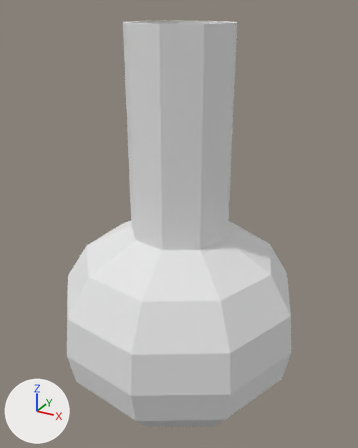
A saved change to the OBJ model assets/Vial_3.obj.
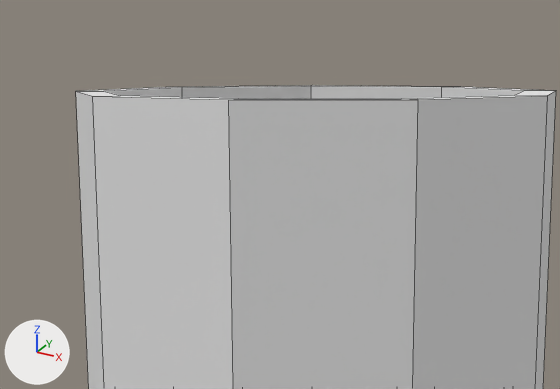
There are two pictures of each version: one whole from a 50 mm camera at (58.4, -106.9, 106.6) aimed at (-0.5, 0.2, 53.0), one close up on the part from 29% to 67% of the width and 0% to 21% of the height. The axes (+X, +Y, +Z) are drawn at lower left. The lights are the same throughout. The close-ups show mesh edges as thin lines. Where no turn or scale is listed for an object, it has been applied to the vertices.

Names of what the first close-up shows: 'Vial_3'.
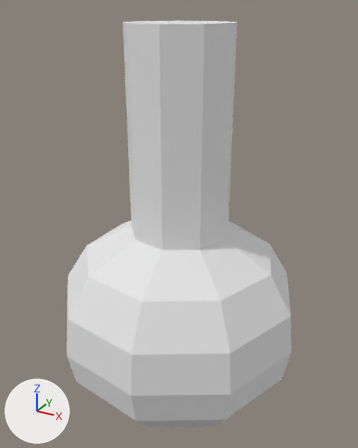
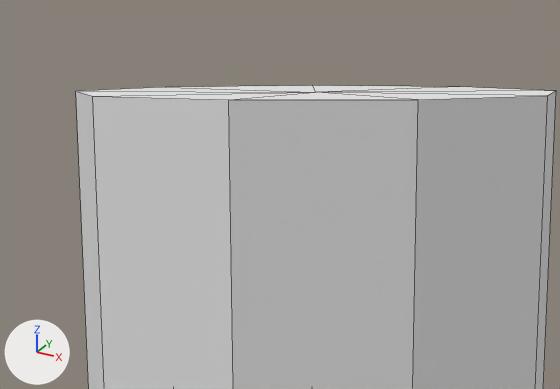
What differs and where, as boxes (x1, y1, x2, y2) in the close-ups (560 x 389 px):
```json
{"part": 1, "of": "me_vial_3", "change": "cut back", "before": [78, 85, 555, 100], "after": [78, 85, 555, 100]}
```

The change, as JSON lines over the scene's bpy script:
```json
{"block": "me_vial_3", "where": "# used by ob_vial_3; location = (0.0, 0.0, 0.0)"}
{"op": "remove", "block": "me_vial_3", "code": "me_vial_3.from_pydata(...)  # 146 vertices, 153 faces; spans x -32.4..33.2, y -33.3..33.3, z 0.0..103.2"}
{"op": "add", "block": "me_vial_3", "code": "me_vial_3.from_pydata(...)  # 74 vertices, 81 faces; spans x -32.4..33.2, y -33.3..33.3, z 0.0..103.2"}
{"block": "me_vial_3", "change": "me_vial_3 part 1"}
{"block": "me_vial_3", "change": "73 vertices are removed from x -31.4..31.8, y -32.0..32.0, z 1.6..103.2"}
{"block": "me_vial_3", "change": "81 faces are deleted"}
{"block": "me_vial_3", "change": "1 vertex is added at (-0.2, 0.0, 103.2)"}
{"block": "me_vial_3", "change": "9 new faces join them"}
```
